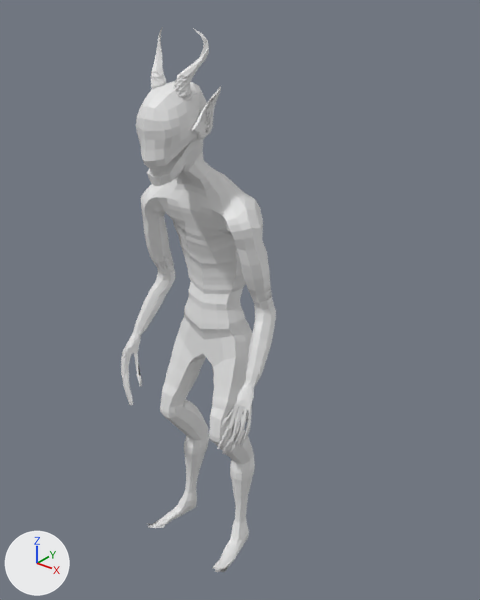
The Blender file Blender/DemonWalkerFBXVER.blend: old version first, new version second.
Both versions are drawn from a 50 mm lens placed at (3.52, -4.0, 2.95), pointed at (0.13, 0.23, 0.33). Lighting does not change. The marker at lower left points along +X, +Y and +Z.

Before the edit, the objects in view are built like this:
```python
me_cone = bpy.data.meshes.new('Cone')
me_cone.from_pydata(...)  # 161 vertices, 296 faces; spans x -5.81..6.1, y -2.78..3.84, z -0.95..1.94
me_cube_002 = bpy.data.meshes.new('Cube.002')
me_cube_002.from_pydata(...)  # 2515 vertices, 2701 faces; spans x -1.28..1.28, y -0.71..0.76, z -2.29..2.28
me_plane = bpy.data.meshes.new('Plane')
me_plane.from_pydata(...)  # 372 vertices, 296 faces; spans x -1.57..1.17, y -1.49..1.31, z -2.3..1.85
ob_cone = bpy.data.objects.new('Cone', me_cone)
ob_cone.location = (-0.006, -0.374, 2.3)
ob_cone.rotation_euler = (0.191, 0.0, 0.0)  # degrees (11, 0, 0)
ob_cone.scale = (0.0422, 0.0422, 0.163)
ob_plane = bpy.data.objects.new('Plane', me_plane)
ob_plane.location = (0.0, -0.297, 2.04)
ob_plane.rotation_euler = (-0.432, 1.685, -0.801)  # degrees (-25, 97, -46)
ob_plane.scale = (0.153, 0.153, 0.153)
ob_thebalen_001 = bpy.data.objects.new('THEBALEN.001', me_cube_002)
ob_thebalen_001.location = (0.0, 0.0, 0.0)
```
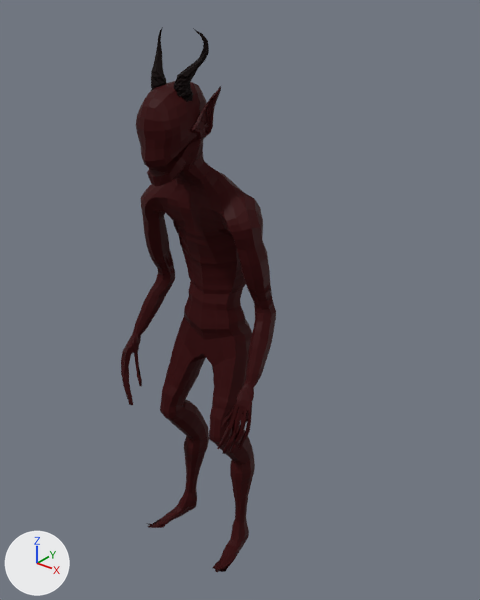
Commit message: Some Demon changes

Where the newer file only moved an object's origin or applied its transform, the numbers keep the older frame.

Edits to the bpy script that builds the scene:
```text
Add mat_horns:
    mat_horns = principled_material('Horns')
    mat_horns.base_color = (0.00902, 0.00537, 0.00537)  # black #181010
    mat_horns.specular_ior_level = 0.0392
Add mat_demonbody:
    mat_demonbody = principled_material('DemonBody')
    mat_demonbody.base_color = (0.042, 0.00524, 0.00588)  # dark red #3a1012
    mat_demonbody.specular_ior_level = 0.0784
Change me_cube_002:
    where me_cube_002.from_pydata(...)  # 2515 vertices, 2701 faces; spans x -1.28..1.28, y -0.71..0.76, z -2.29..2.28
    add me_cube_002.materials.append(mat_demonbody)  # dark red #3a1012
Change me_plane:
    where me_plane.from_pydata(...)  # 372 vertices, 296 faces; spans x -1.57..1.17, y -1.49..1.31, z -2.3..1.85
    add me_plane.materials.append(mat_demonbody)  # dark red #3a1012
Change me_cone:
    where me_cone.from_pydata(...)  # 161 vertices, 296 faces; spans x -5.81..6.1, y -2.78..3.84, z -0.95..1.94
    add me_cone.materials.append(mat_horns)  # black #181010
```

Boxes (x1, y1, x2, y2) around the edits, measured in the pictures (480 x 600 px):
'THEBALEN.001', recoloured (grey to red): (121, 81, 276, 572) in both
'Cone', recoloured (grey to black): (151, 27, 209, 102) in both
'Plane', recoloured (grey to black): (190, 86, 221, 141) in both
